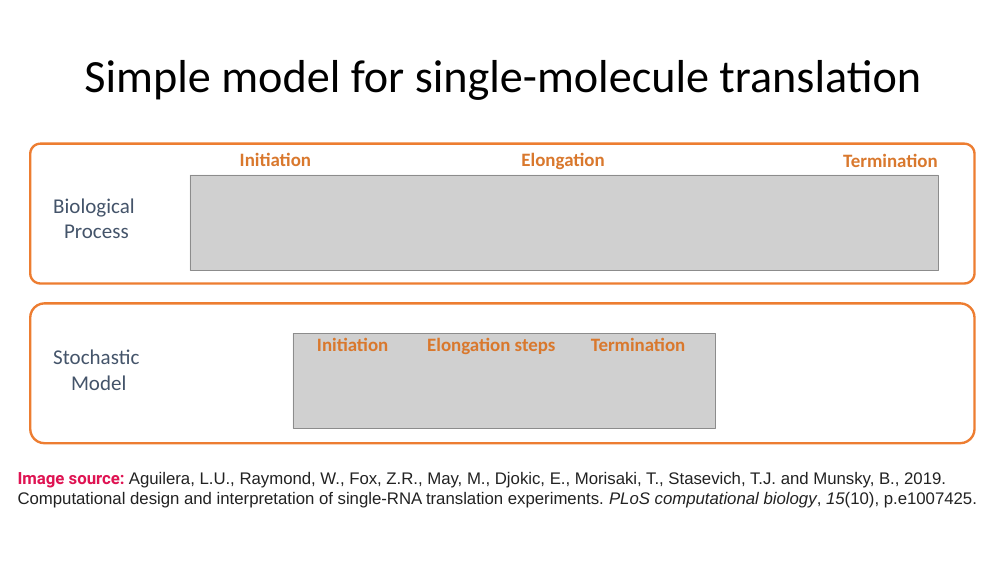
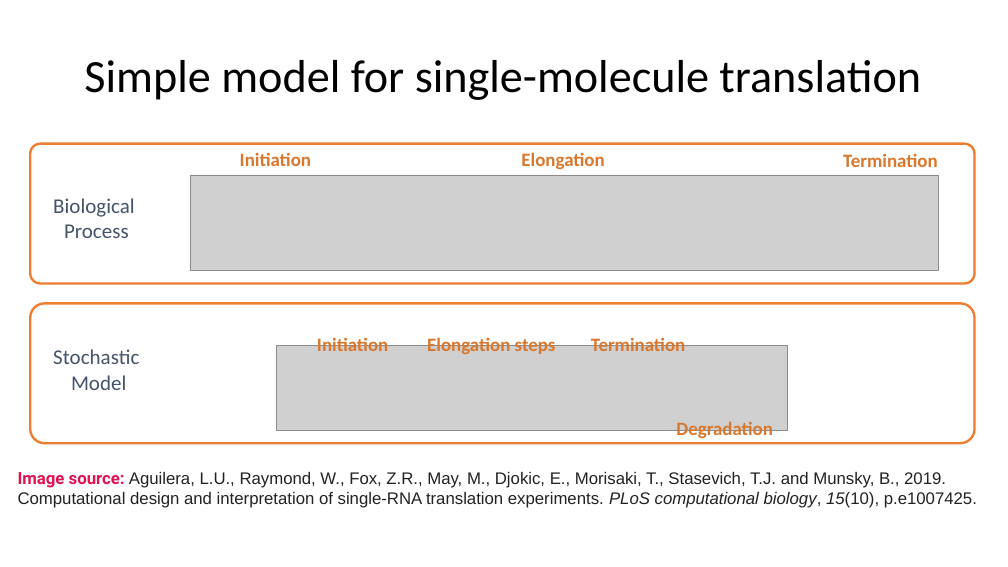
Before and after one commit to MunskyGroup/uqbio2021, a slide deck: slide 1 of module_3/Presentation_for_project3/Presentation1.pptx. Drawn at 1008x567 pixels with LibreOffice and Linux fonts; fonts in the diff are those of the drawing; grey boxes stand for pictures; background and template pictures are left out. Boxes give left, top, right and bottom in pixels: in the first picture for what was removed or moved away, otherwise in the second. Text is boxed around its words. In the diff, an @@ line names an element or a change of style, - is before the commit and + after.

```diff
--- a/module_3/Presentation_for_project3/Presentation1.pptx
+++ b/module_3/Presentation_for_project3/Presentation1.pptx
@@ picture resized from (x1=293, y1=333, x2=715, y2=429) to (x1=276, y1=346, x2=787, y2=430) @@
@@ text added at (x1=676, y1=421, x2=773, y2=441), 18 pt, text #D9782D, bold @@
+Degradation
```
Also in this commit, not shown: 3 other files.
